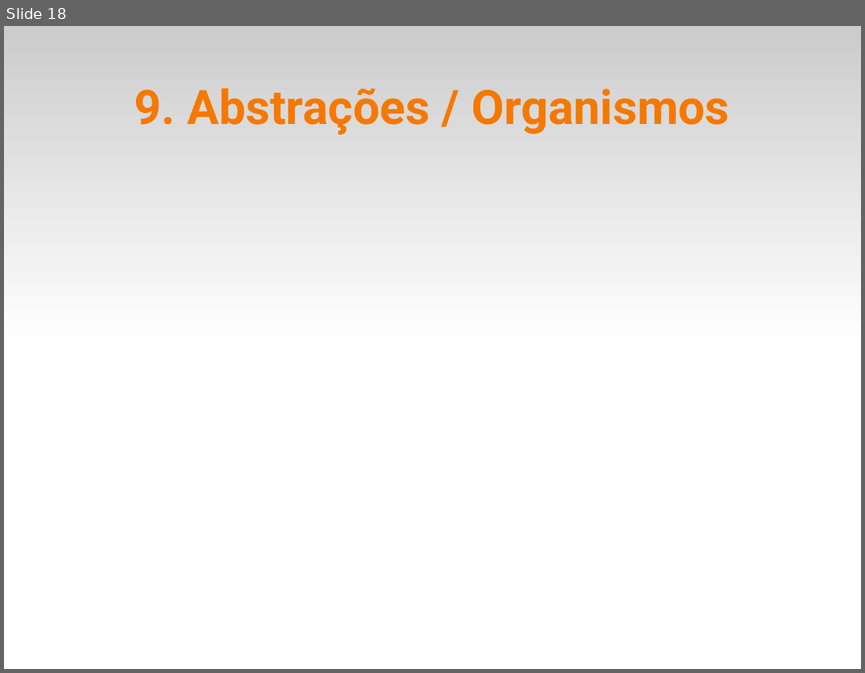
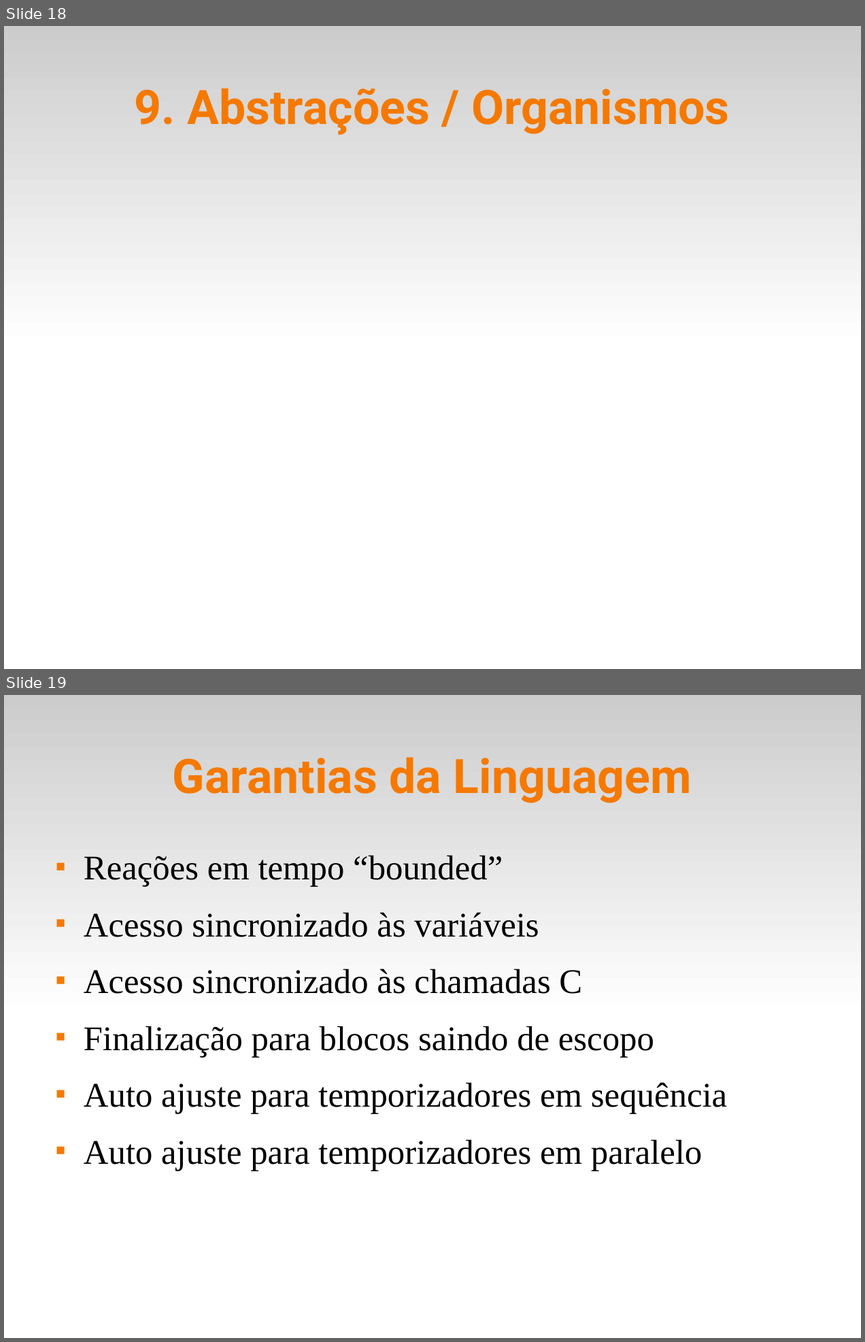
Before and after one commit to fsantanna-uerj/reativos, a slide deck: slides/06_ceu.odp. Shown one above the other, each under a label of ours: slide 18 before the commit, slides 18 and 19 after it. The pictures are 865x673 and 865x1342 pixels, drawn with LibreOffice and Linux fonts; fonts in the diff are those of the drawing. Boxes give left, top, right and bottom in pixels: in the first picture for what was removed or moved away, otherwise in the second. Text is boxed around its words. In the diff, an @@ line names an element or a change of style, - is before the commit and + after.

```diff
--- a/slides/06_ceu.odp
+++ b/slides/06_ceu.odp
@@ slide 19 added at bbox=[4, 695, 861, 1338], background #FFFFFF; not listed: 1 template element that a slide beside it also shows @@
@@ title added at bbox=[173, 757, 691, 803], 44 pt, text #F57900, bold @@
+Garantias da Linguagem
@@ text added at bbox=[84, 855, 727, 1170], 32 pt, text #000000 @@
+■ Reações em tempo “bounded”
+■ Acesso sincronizado às variáveis
+■ Acesso sincronizado às chamadas C
+■ Finalização para blocos saindo de escopo
+■ Auto ajuste para temporizadores em sequência
+■ Auto ajuste para temporizadores em paralelo
```
Also in this commit, not shown: 3 other slides added, 5 slides removed, 3 other files.
